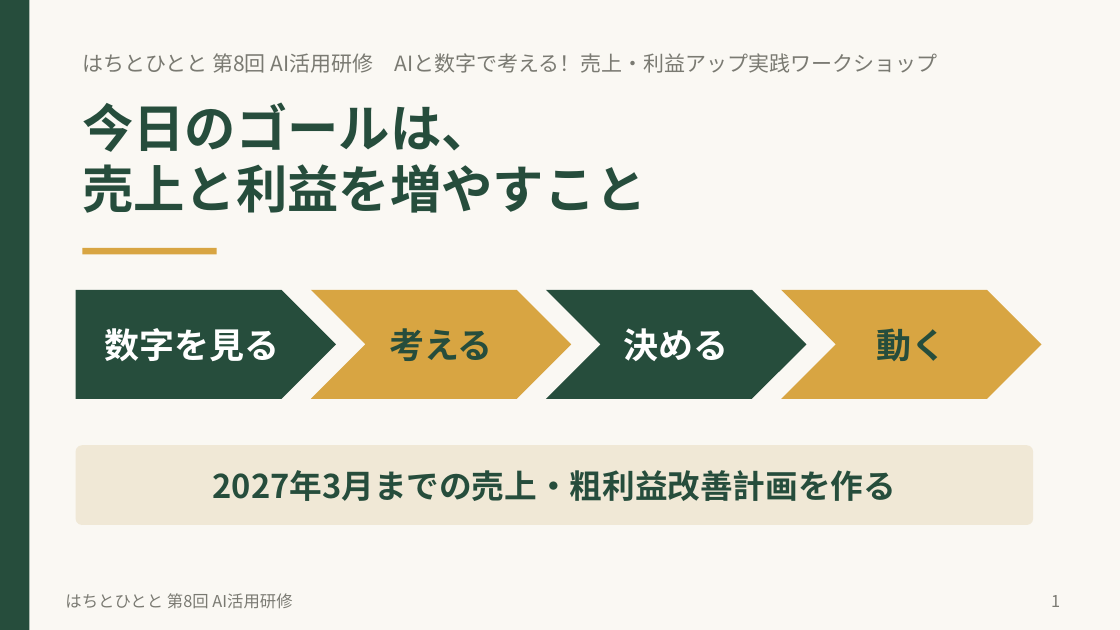
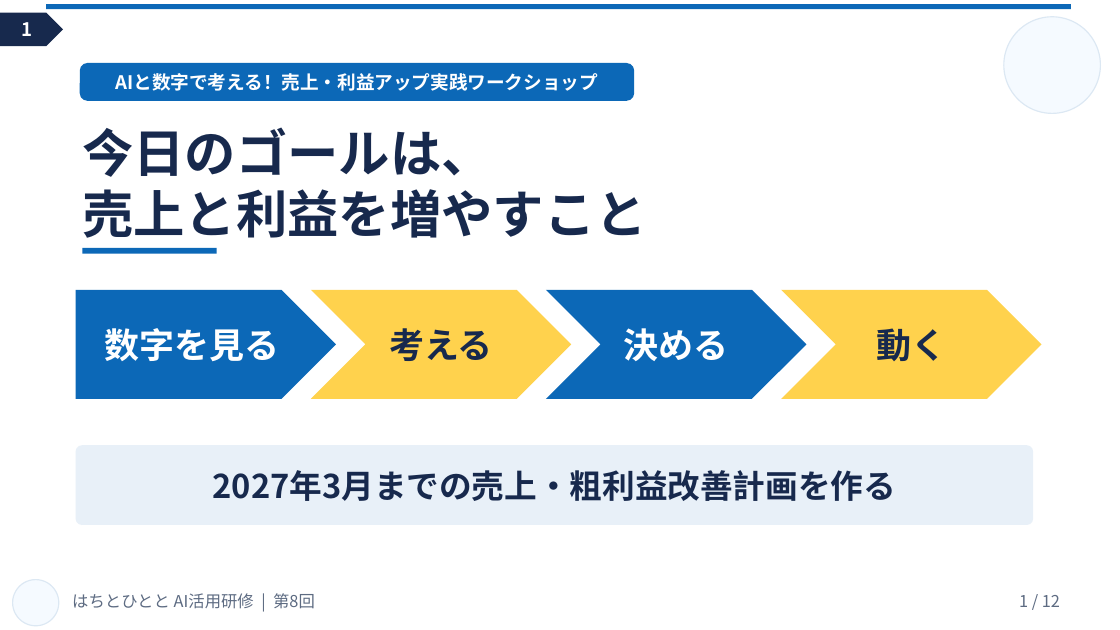
Before and after one commit to keisukegent/hachitohitoto, a slide deck: slide 1 of はちとひとと_第8回_AI販売データ分析研修.pptx. Drawn at 1120x630 pixels with LibreOffice and Linux fonts; fonts in the diff are those of the drawing. Boxes give left, top, right and bottom in pixels: in the first picture for what was removed or moved away, otherwise in the second. Text is boxed around its words. In the diff, an @@ line names an element or a change of style, - is before the commit and + after.

```diff
--- a/はちとひとと_第8回_AI販売データ分析研修.pptx
+++ b/はちとひとと_第8回_AI販売データ分析研修.pptx
@@ background #FAF8F3 to #FFFFFF @@
@@ rectangle removed at bbox=[0, 0, 29, 630] @@
@@ pentagon arrow added at bbox=[0, 13, 63, 46], fill #17294D, 16 pt, text #FFFFFF, bold @@
+1
@@ rectangle added at bbox=[46, 4, 1071, 9], fill #0C68B7 @@
@@ ellipse added at bbox=[1004, 17, 1101, 113], fill #F5FAFF, outline #DCE8F3 1 pt @@
@@ rounded rectangle "AIと数字で考える！売上・利益アップ実践ワークショップ": place and size @@
-rounded rectangle "AIと数字で考える！売上・利益アップ実践ワークショップ" at bbox=[82, 53, 938, 73]
+rounded rectangle "AIと数字で考える！売上・利益アップ実践ワークショップ" at bbox=[80, 63, 634, 101]
@@ rounded rectangle "AIと数字で考える！売上・利益アップ実践ワークショップ" at bbox=[80, 63, 634, 101]: fill none to #0C68B7 @@
@@ text in rounded rectangle at bbox=[115, 73, 597, 91]: text changed; size 18 to 16 pt; text colour #7A7A72 to #FFFFFF; bold on @@
-はちとひとと 第8回 AI活用研修 AIと数字で考える！売上・利益アップ実践ワークショップ
+AIと数字で考える！売上・利益アップ実践ワークショップ
@@ text "今日のゴールは、 売上と利益を増やすこと": place and size @@
-text "今日のゴールは、 売上と利益を増やすこと" at bbox=[82, 102, 647, 213]
+text "今日のゴールは、 売上と利益を増やすこと" at bbox=[82, 127, 647, 238]
@@ text "今日のゴールは、 売上と利益を増やすこと" at bbox=[82, 127, 647, 238]: text colour #264D3C to #17294D @@
@@ rectangle at bbox=[82, 248, 217, 254]: fill #D8A542 to #0C68B7 @@
@@ pentagon arrow "数字を見る" at bbox=[76, 290, 336, 399]: fill #264D3C to #0C68B7 @@
@@ chevron "考える" at bbox=[311, 290, 571, 399]: text colour #264D3C to #17294D; fill #D8A542 to #FFD24D @@
@@ chevron "決める" at bbox=[546, 290, 807, 399]: fill #264D3C to #0C68B7 @@
@@ chevron "動く" at bbox=[781, 290, 1042, 399]: text colour #264D3C to #17294D; fill #D8A542 to #FFD24D @@
@@ rounded rectangle "2027年3月までの売上・粗利益改善計画を作る" at bbox=[76, 445, 1033, 525]: text colour #264D3C to #17294D; fill #F0E8D6 to #E8F0F8 @@
@@ ellipse added at bbox=[13, 580, 59, 626], fill #F5FAFF, outline #DCE8F3 1 pt @@
@@ text at bbox=[72, 593, 315, 609]: text changed; text colour #7A7A72 to #5D6B82 @@
-はちとひとと 第8回 AI活用研修
+はちとひとと AI活用研修 | 第8回
@@ page number at bbox=[1019, 595, 1060, 607]: text changed; text colour #7A7A72 to #5D6B82 @@
-1
+1 / 12
```
Also in this commit, not shown: 11 other slides changed, 2 other files.
